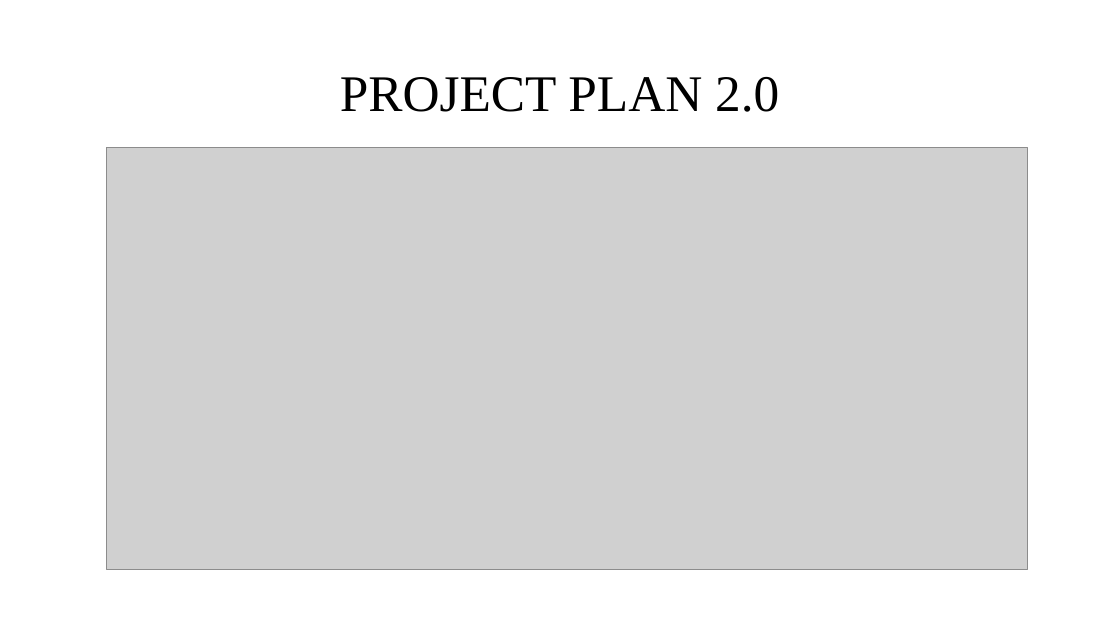
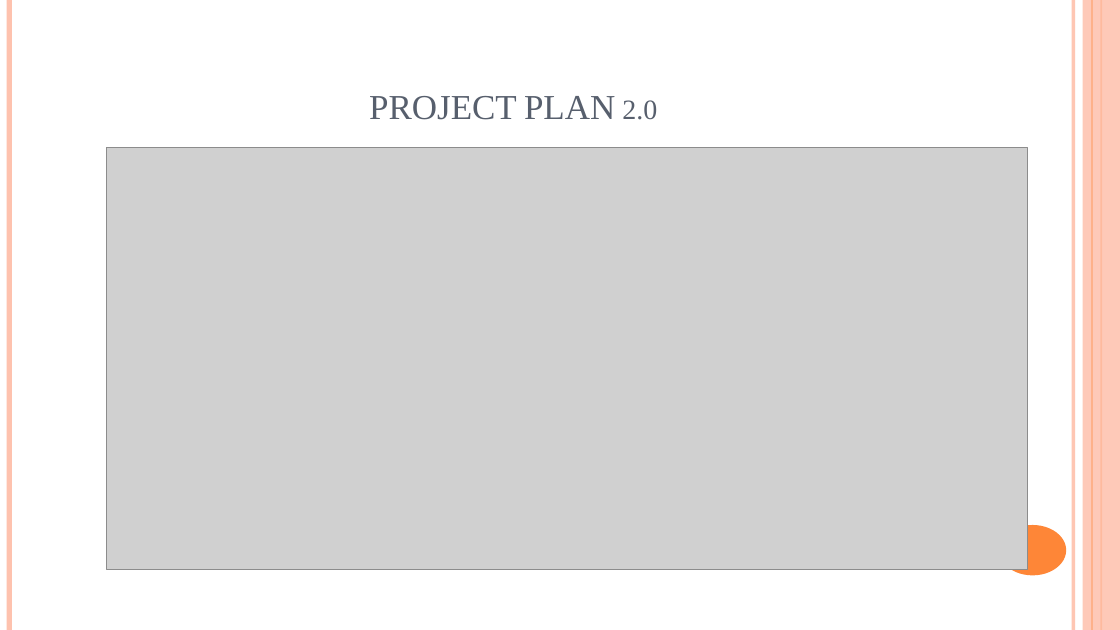
Before and after one commit to omkara18/Detection-Phishing-Website-Using-MI, a slide deck: slide 23 of Detection_Phishing Website_V1.0/Project_Review1/Review.pptx. Drawn at 1120x630 pixels with LibreOffice and Linux fonts; fonts in the diff are those of the drawing; grey boxes stand for pictures. Boxes give left, top, right and bottom in pixels: in the first picture for what was removed or moved away, otherwise in the second. Text is boxed around its words. In the diff, an @@ line names an element or a change of style, - is before the commit and + after.

```diff
--- a/Detection_Phishing Website_V1.0/Project_Review1/Review.pptx
+++ b/Detection_Phishing Website_V1.0/Project_Review1/Review.pptx
@@ line added from (9, 0) to (9, 630), #FEC3AE 4.5 pt @@
@@ title "PROJECT PLAN 2.0": place and size @@
-title "PROJECT PLAN 2.0" at <box>340,77,779,112</box>
+title "PROJECT PLAN 2.0" at <box>369,96,657,120</box>
@@ title "PROJECT PLAN 2.0" at <box>369,96,657,120</box>: size 44 to 30 pt, text colour #000000 to #575F6D, small capitals on; line spacing 0.9 to 1; vertical alignment middle to bottom @@
@@ line added from (1074, 0) to (1074, 630), #FEC3AE 3 pt @@
@@ rectangle added at <box>1083,0,1120,630</box>, fill #FEC3AE at 87% opacity @@
@@ line added from (1092, 0) to (1092, 630), #FE8637 0.75 pt @@
@@ line added from (1102, 0) to (1102, 630), #FE8637 1.5 pt @@
@@ ellipse added at <box>999,525,1066,576</box>, fill #FE8637 @@
```
Also in this commit, not shown: 18 other slides changed, 5 slides added, 5 slides removed, 1 other file.
